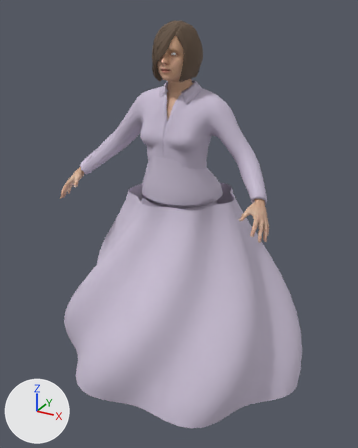
The glTF model characters/npcs/british/official_woman.glb, before and after one commit.
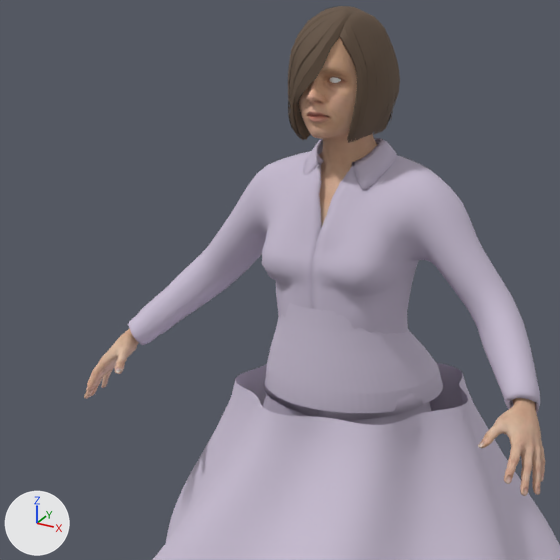
Old and new are each drawn whole from a 50 mm camera at (0.998, -1.843, 1.642) aimed at (-0.002, -0.025, 0.733) and again close up on the part from 6% to 77% of the width and 4% to 61% of the height. Arrows for +X, +Y and +Z are at lower left; the lights stay in place. The last two pictures show the newer version. Vertices at exactly the same position are counted once.

The scene before the commit, as lines of its bpy script (objects in view):
```python
me_base_003 = bpy.data.meshes.new('base.003')
me_base_003.from_pydata(...)  # 8705 vertices, 17218 faces; spans x -0.486..0.486, y -0.298..0.043, z 0.169..1.584
me_base_003.materials.append(mat_companion_skin)  # picture img_middleage_lightskinned_female_diffuse
me_bob02 = bpy.data.meshes.new('bob02')
me_bob02.from_pydata(...)  # 1582 vertices, 2248 faces; spans x -0.092..0.094, y -0.158..0.059, z 1.369..1.592
me_bob02.materials.append(mat_companion_brown_hair)  # brown #655242
me_companion_fitted_waist_transition_mesh = bpy.data.meshes.new('Companion fitted waist transition mesh')
me_companion_fitted_waist_transition_mesh.from_pydata(...)  # 432 vertices, 720 faces; spans x -0.183..0.183, y -0.168..0.168, z 0.884..1.078
me_companion_fitted_waist_transition_mesh.materials.append(mat_official_companion_skirt_cotton_gltf_flat_color)  # pale blue #cdc2d7
ob_companion_fitted_waist_transition = bpy.data.objects.new('Companion fitted waist transition', me_companion_fitted_waist_transition_mesh)
ob_companion_fitted_waist_transition.location = (0.0, 0.0, 0.0)
ob_companion_hair = bpy.data.objects.new('Companion_hair', me_bob02)
ob_companion_hair.location = (0.0, 0.0, 0.0)
ob_companion_mpfb_body_export_cutout = bpy.data.objects.new('Companion_MPFB_body_export_cutout', me_base_003)
ob_companion_mpfb_body_export_cutout.location = (0.0, 0.0, 0.0)
# also in view: 'Companion_fitted_cloth_base_export_cutout' at (-0.002, -0.045, 0.937); 'Companion gathered skirt' at (0.01, 0.009, 0.48)
```
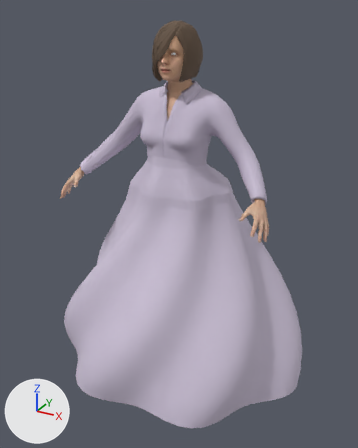
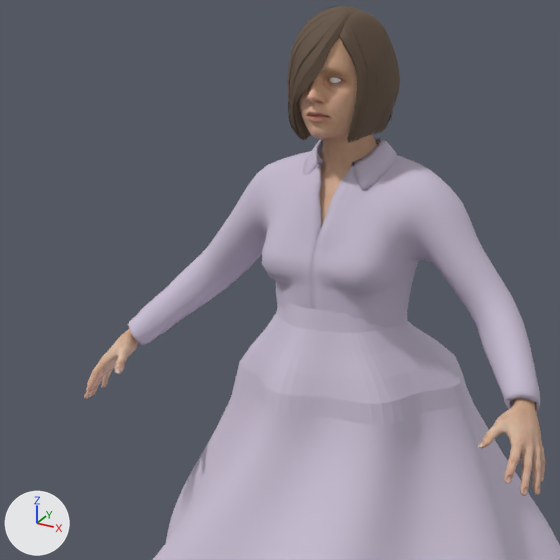
The change, as a list of edits to the scene's bpy script:
```text
Change me_companion_fitted_waist_transition_mesh:
    used by ob_companion_fitted_waist_transition; location = (0.0, 0.0, 0.0)
    remove me_companion_fitted_waist_transition_mesh.from_pydata(...)  # 432 vertices, 720 faces; spans x -0.183..0.183, y -0.168..0.168, z 0.884..1.078
    add me_companion_fitted_waist_transition_mesh.from_pydata(...)  # 432 vertices, 720 faces; spans x -0.229..0.247, y -0.223..0.223, z 0.884..1.078
    me_companion_fitted_waist_transition_mesh part 1: 360 of 432 vertices moved; they spanned x -0.183..0.183, y -0.168..0.168, z 0.884..1.039 and now span x -0.229..0.247, y -0.223..0.223, z 0.884..1.039; mean shift (0.0, 0.0, 0.0); largest move (0.183, 0.0, 0.884) -> (0.247, 0.0, 0.884)
```

Location of each change, (x1, y1, x2, y2) in pixels of the close-ups (560 x 560 px):
'Companion fitted waist transition', reshaped (31% wider, 11% taller)
    before: (266, 303, 443, 413)
    after: (236, 303, 468, 425)
